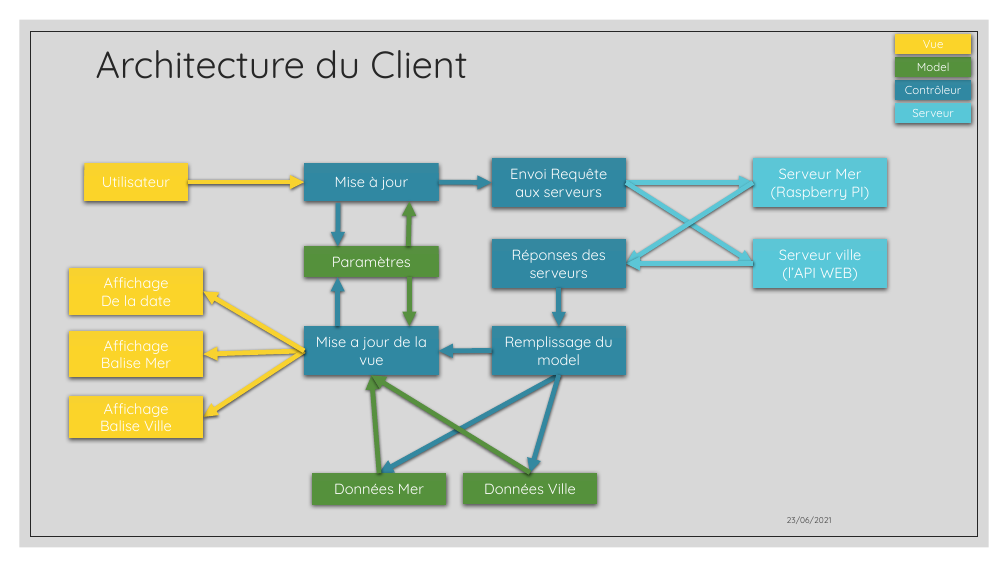
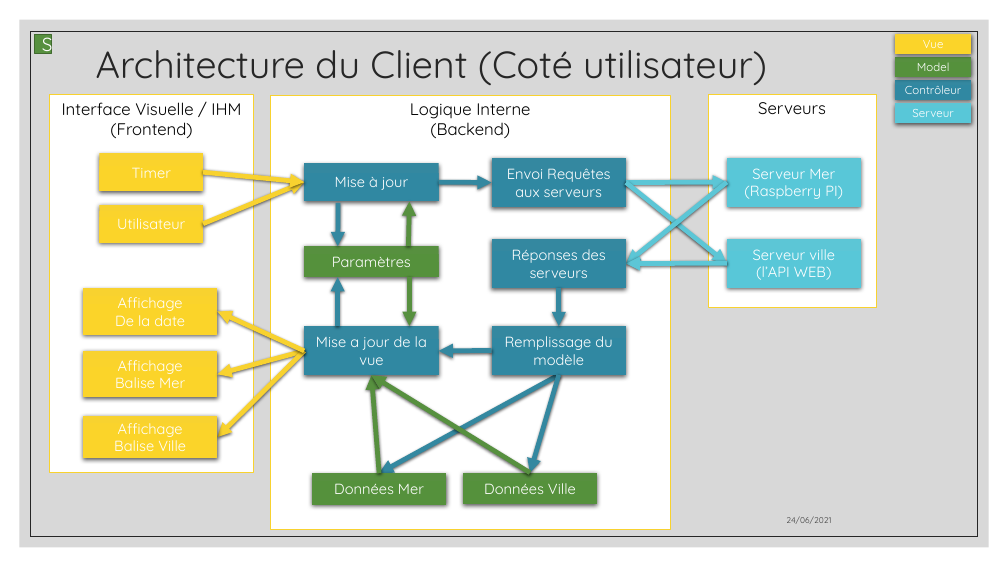
Before and after one commit to aiekick/ProjectStationMeteo, a slide deck: slide 11 of doc/StationMeteo_Soutenance_Mickael.pptx. Drawn at 1008x567 pixels with LibreOffice and Linux fonts; fonts in the diff are those of the drawing. Boxes give left, top, right and bottom in pixels: in the first picture for what was removed or moved away, otherwise in the second. Text is boxed around its words. In the diff, an @@ line names an element or a change of style, - is before the commit and + after.

```diff
--- a/doc/StationMeteo_Soutenance_Mickael.pptx
+++ b/doc/StationMeteo_Soutenance_Mickael.pptx
@@ rectangle added at (x1=35, y1=35, x2=51, y2=53), fill #57903F, outline #406B2F 1 pt, 18 pt, text #FFFFFF @@
+S
@@ title at (x1=96, y1=50, x2=767, y2=85): text changed @@
-Architecture du Client
+Architecture du Client (Coté utilisateur)
@@ rectangle added at (x1=50, y1=95, x2=254, y2=473), fill #FFFFFF, outline #F8D22F 1 pt, 16 pt, text #000000 @@
+Interface Visuelle / IHM
+(Frontend)
@@ rectangle added at (x1=271, y1=95, x2=671, y2=529), fill #FFFFFF, outline #F8D22F 1 pt, 16 pt, text #000000 @@
+Logique Interne
+(Backend)
@@ rectangle added at (x1=709, y1=95, x2=876, y2=308), fill #FFFFFF, outline #F8D22F 1 pt, 16 pt, text #000000 @@
+Serveurs
@@ rectangle added at (x1=100, y1=154, x2=203, y2=191), fill gradient #F8D22F to #FCD42A to #FBD32A, 14 pt, text #FFFFFF @@
+Timer
@@ arrow added from (203, 172) to (304, 182), #F8D22F 4.5 pt @@
@@ text in rectangle at (x1=507, y1=168, x2=610, y2=197): text changed @@
-Envoi Requête aux serveurs
+Envoi Requêtes aux serveurs
@@ rectangle "Serveur Mer (Raspberry PI)" moved from (x1=753, y1=158, x2=888, y2=207) to (x1=727, y1=158, x2=861, y2=207) @@
@@ rectangle "Utilisateur" moved from (x1=84, y1=163, x2=188, y2=201) to (x1=100, y1=205, x2=203, y2=243) @@
@@ arrow moved from (188, 182) - (304, 182) to (203, 224) - (304, 182) @@
@@ arrow moved from (753, 182) - (626, 264) to (727, 182) - (626, 264) @@
@@ arrow moved from (626, 182) - (753, 264) to (626, 182) - (727, 263) @@
@@ arrow moved from (626, 182) - (753, 182) to (626, 182) - (727, 182) @@
@@ rectangle "Serveur ville" moved from (x1=753, y1=239, x2=888, y2=288) to (x1=727, y1=239, x2=861, y2=288) @@
@@ arrow moved from (753, 264) - (626, 264) to (727, 263) - (626, 264) @@
@@ arrow moved from (304, 351) - (203, 291) to (304, 351) - (218, 312) @@
@@ arrow moved from (304, 351) - (203, 417) to (304, 351) - (218, 437) @@
@@ arrow moved from (304, 351) - (203, 354) to (304, 351) - (218, 374) @@
@@ text in rectangle at (x1=505, y1=336, x2=612, y2=365): text changed @@
-Remplissage du model
+Remplissage du modèle
@@ 3 rectangles moved together from (x1=69, y1=268, x2=203, y2=438) to (x1=83, y1=288, x2=218, y2=458) @@
```
Also in this commit, not shown: 23 other slides changed, 27 slides added, 20 slides removed.
